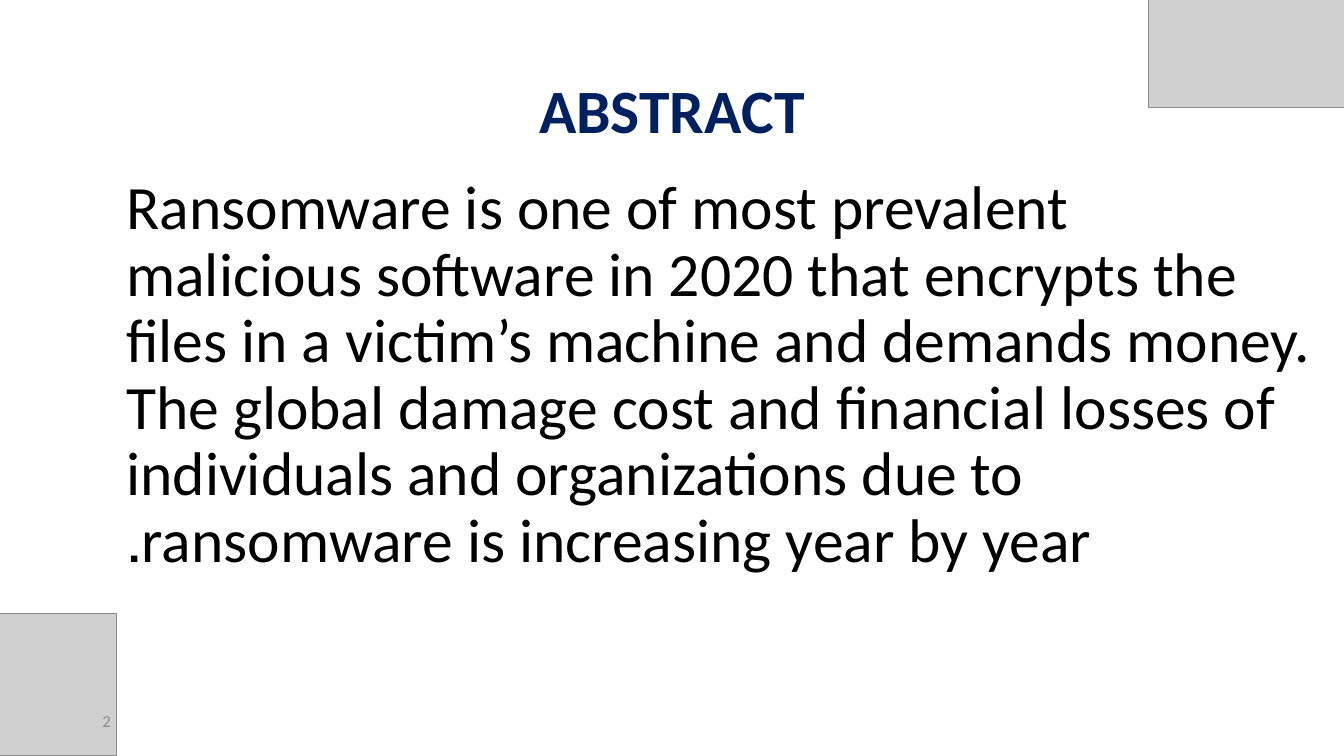
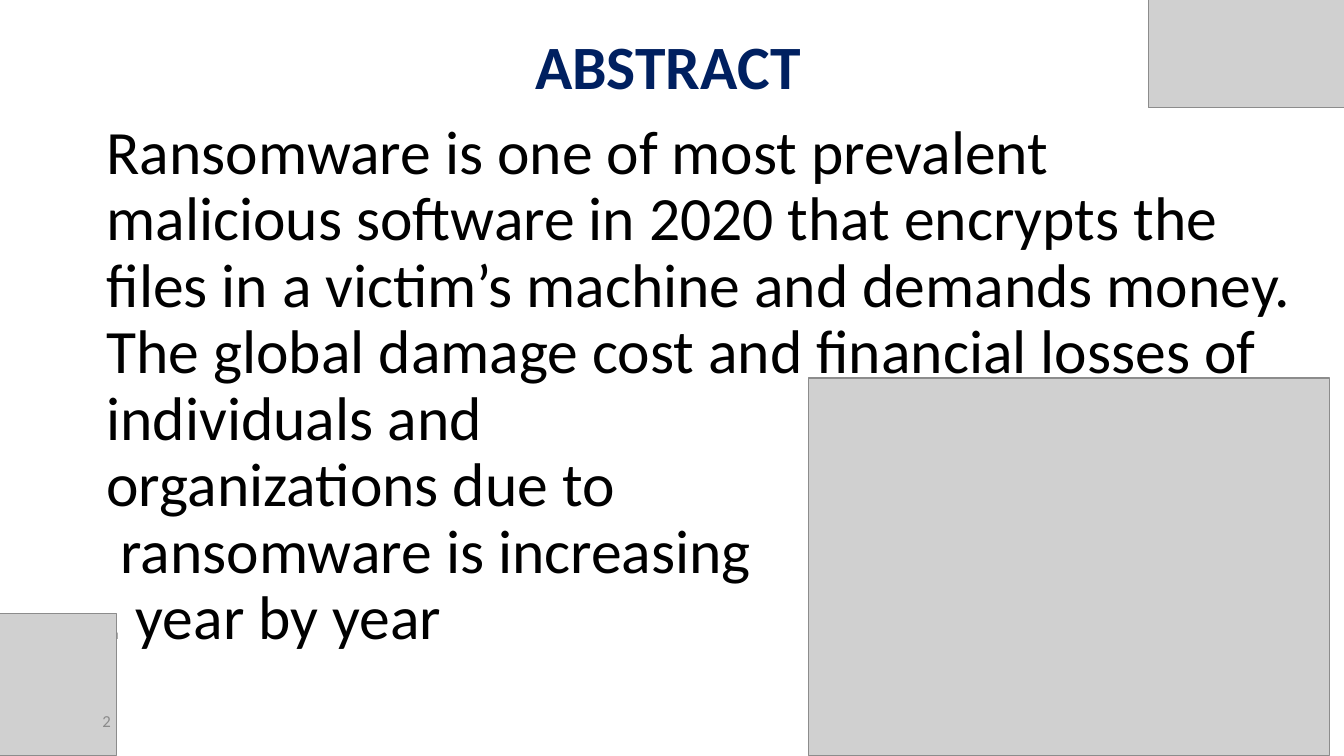
Before and after one commit to orelrahum/Ransomware_Code, a slide deck: slide 2 of Presentation.pptx. Drawn at 1344x756 pixels with LibreOffice and Linux fonts; fonts in the diff are those of the drawing; grey boxes stand for pictures. Boxes give left, top, right and bottom in pixels: in the first picture for what was removed or moved away, otherwise in the second. Text is boxed around its words. In the diff, an @@ line names an element or a change of style, - is before the commit and + after.

```diff
--- a/Presentation.pptx
+++ b/Presentation.pptx
@@ title "ABSTRACT": place and size @@
-title "ABSTRACT" at <box>539,92,804,134</box>
+title "ABSTRACT" at <box>535,48,800,90</box>
@@ text "Ransomware is one of most ..." rewrapped from <box>126,186,1311,573</box> to <box>107,131,1291,649</box> @@
@@ picture added at <box>809,378,1330,756</box> @@
```
Also in this commit, not shown: 8 other slides changed, 4 slides added, 1 slide removed, 19 other files.
